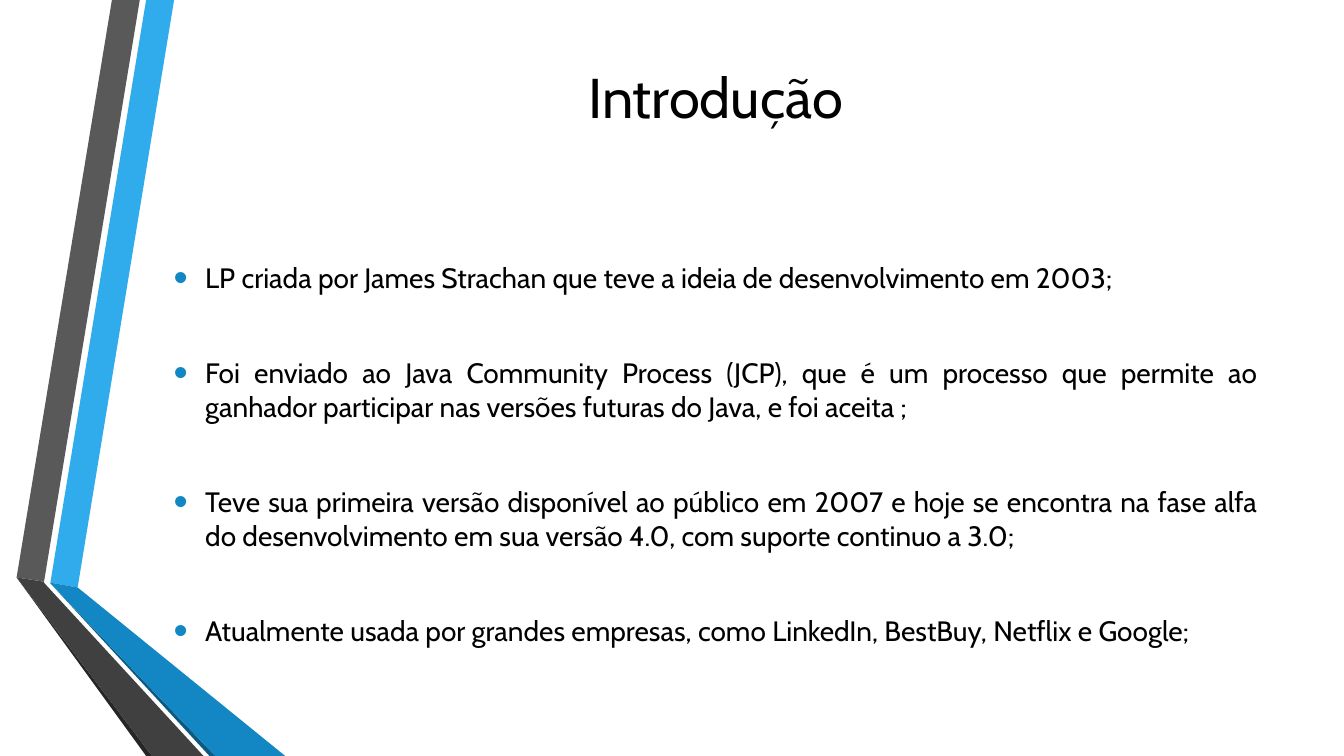
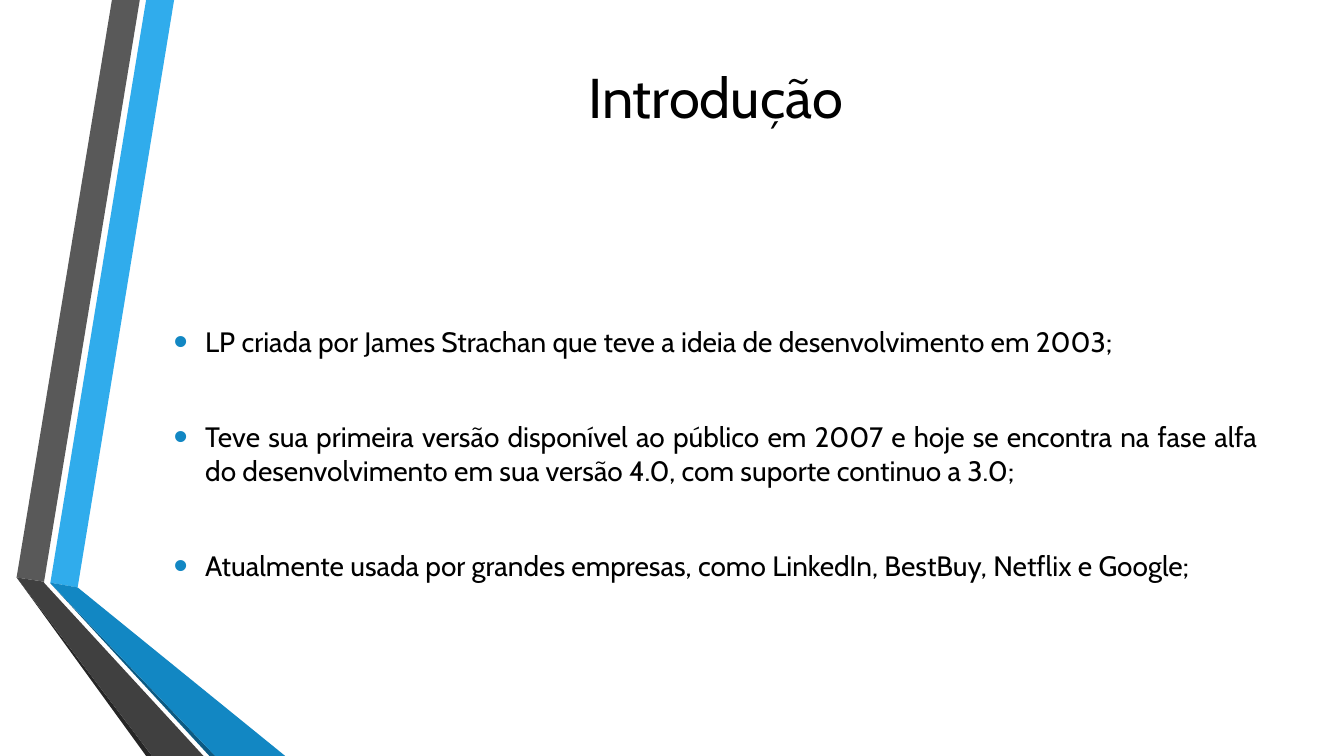
Before and after one commit to Sevzera/lp-cefet, a slide deck: slide 2 of Seminario/Apresentacao Groovy.pptx. Drawn at 1344x756 pixels with LibreOffice and Linux fonts; fonts in the diff are those of the drawing; background and template pictures are left out. Boxes give left, top, right and bottom in pixels: in the first picture for what was removed or moved away, otherwise in the second. Text is boxed around its words. In the diff, an @@ line names an element or a change of style, - is before the commit and + after.

```diff
--- a/Seminario/Apresentacao Groovy.pptx
+++ b/Seminario/Apresentacao Groovy.pptx
@@ text at <box>205,362,1257,423</box>: paragraph removed @@
-• Foi enviado ao Java Community Process (JCP), que é um processo que permite ao ganhador participar nas versões futuras do Java, e foi aceita ;
```
Also in this commit, not shown: 1 other slide changed, 1 other file.
